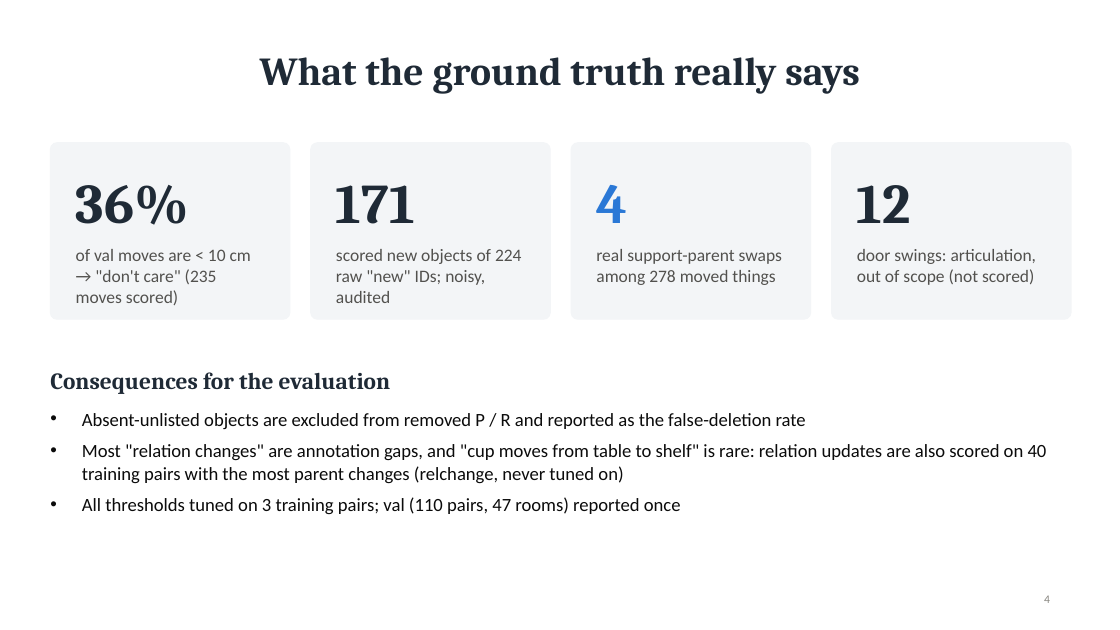
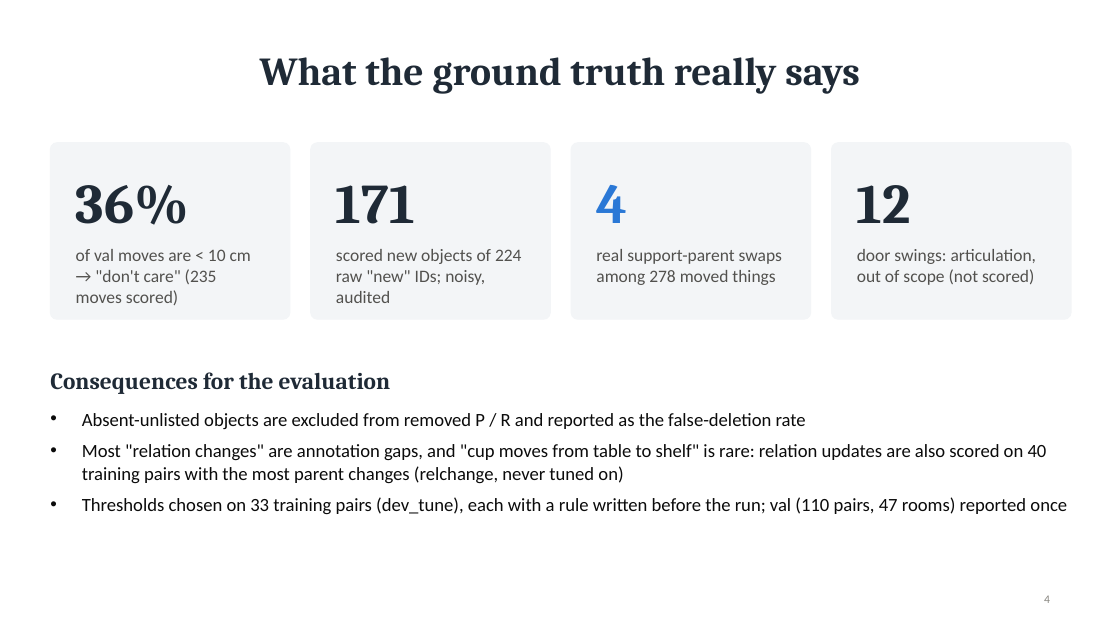
Before and after one commit to ErikSedlak/Task2DTL, a slide deck: slide 4 of docs/slides.pptx. Drawn at 1120x630 pixels with LibreOffice and Linux fonts; fonts in the diff are those of the drawing. Boxes give left, top, right and bottom in pixels: in the first picture for what was removed or moved away, otherwise in the second. Text is boxed around its words. In the diff, an @@ line names an element or a change of style, - is before the commit and + after.

```diff
--- a/docs/slides.pptx
+++ b/docs/slides.pptx
@@ text at (82, 497, 1067, 515): text changed @@
-• All thresholds tuned on 3 training pairs; val (110 pairs, 47 rooms) reported once
+• Thresholds chosen on 33 training pairs (dev_tune), each with a rule written before the run; val (110 pairs, 47 rooms) reported once
```
Also in this commit, not shown: 8 other slides changed, 1 slide added, 14 other files.
